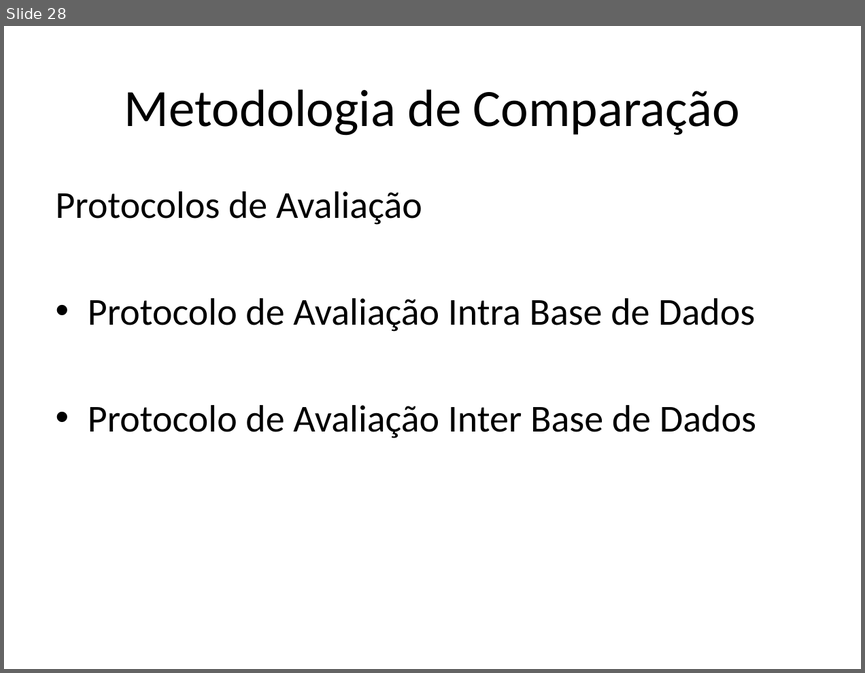
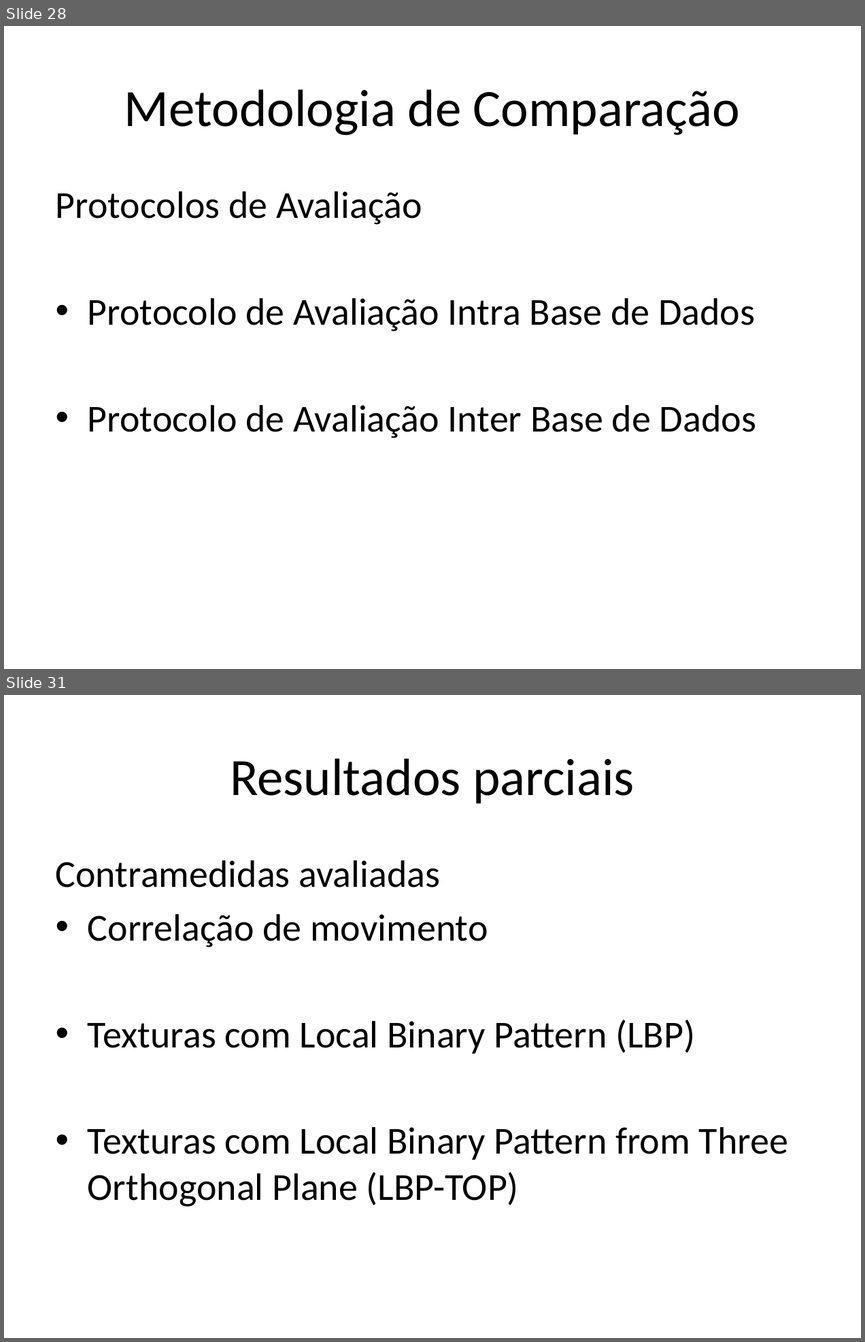
Before and after one commit to tiagofrepereira2012/masters_thesis, a slide deck: qualification/presentation/Presentation.pptx. Shown one above the other, each under a label of ours: slide 28 before the commit, slides 28 and 31 after it; the slides between them are not shown. The pictures are 865x673 and 865x1342 pixels, drawn with LibreOffice and Linux fonts; fonts in the diff are those of the drawing. Boxes give left, top, right and bottom in pixels: in the first picture for what was removed or moved away, otherwise in the second. Text is boxed around its words. In the diff, an @@ line names an element or a change of style, - is before the commit and + after.

```diff
--- a/qualification/presentation/Presentation.pptx
+++ b/qualification/presentation/Presentation.pptx
@@ slide 31 added at (x1=4, y1=695, x2=861, y2=1338), background #FFFFFF @@
@@ title added at (x1=230, y1=758, x2=634, y2=804), 44 pt, text #000000 @@
+Resultados parciais
@@ text added at (x1=56, y1=860, x2=788, y2=1206), 32 pt, text #000000 @@
+Contramedidas avaliadas
+• Correlação de movimento
+• Texturas com Local Binary Pattern (LBP)
+• Texturas com Local Binary Pattern from Three Orthogonal Plane (LBP-TOP)
```
Also in this commit, not shown: 2 slides changed, 1 other slide added.
